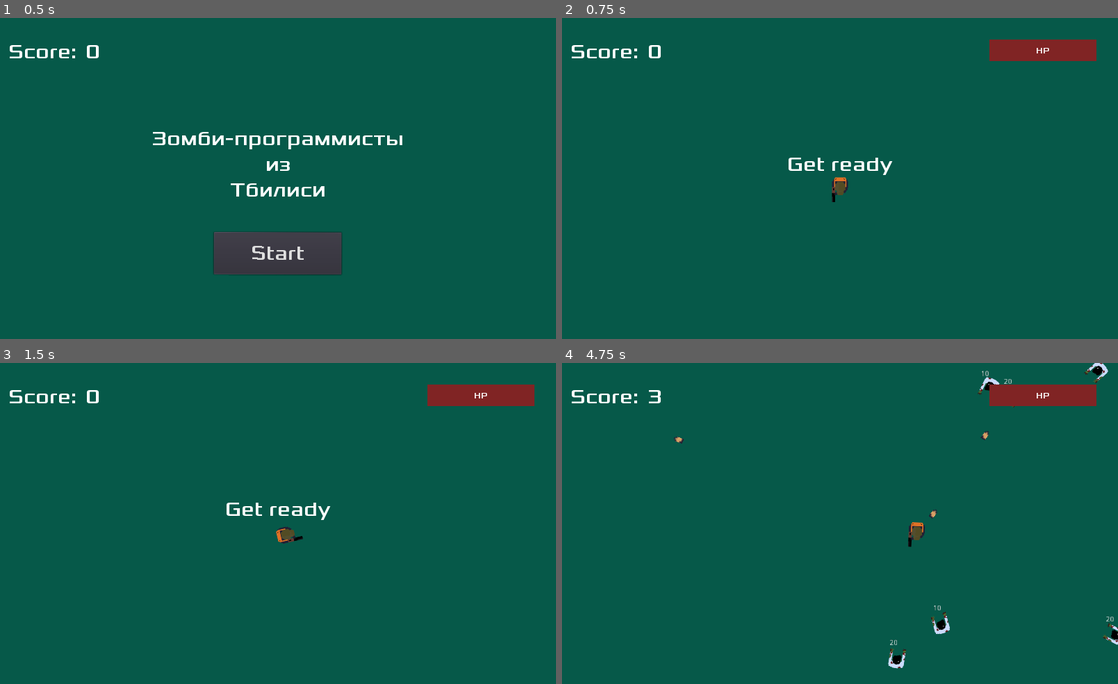
Above: before the commit, frames 1-4 (two rows, left to right).
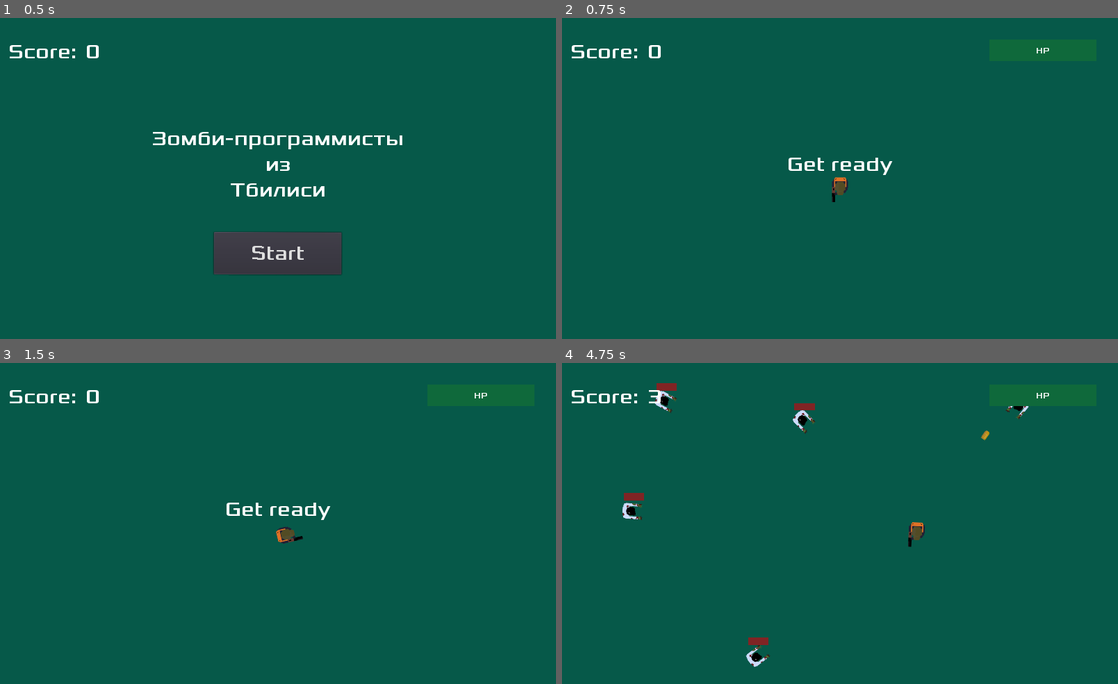
Above: after the commit, the same moments.

Repository: redisotschek/GL-TbilisiZombies
Game: Godot game, scene res://Main.tscn
Two runs of this game, one before a commit and one after it. Both use one fixed random seed, a clock stepped at 60 frames per second and the inputs below.
Inputs (mouse positions are in pixels of both pictures, inside the frame that each line leads up to):
- Up to frame 1 (0.5 s): no input
- Up to frame 2 (0.75 s): click "Start" at 0.5 s
- Up to frame 3 (1.5 s): tap Enter at 1.25 s; move the mouse to (400, 507) at 1.27 s; hold D (move_right) from 1.28 s (still down); click (400, 507) at 1.42 s
- Up to frame 4 (4.75 s): release D (move_right) at 2 s; drag from (728, 539) to (878, 539) at 2.02 s; move the mouse to (956, 671) at 2.77 s; hold D (move_right) 2.78-3.5 s; click (956, 671) at 2.92 s; drag from (995, 375) to (673, 475) at 3.52 s; drag from (1017, 388) to (917, 539) at 4.27 s

Frame 1 is identical in both runs. In frame 2, 1.3% of the frame differs, in the area x 76-97%, y 6-14%; in frame 3, 1.3%; in frame 4, 2.9%, in the area x 10-100%, y 0-96%.

Commit message:
fix game over

Diff:
--- a/Bullet.tscn
+++ b/Bullet.tscn
@@ -17,7 +17,8 @@
 script = ExtResource( 2 )
 
 [node name="Sprite" type="Sprite" parent="."]
-scale = Vector2( 3, 3 )
+position = Vector2( 3.8147e-06, -3.8147e-06 )
+scale = Vector2( 0.958334, 0.958334 )
 texture = ExtResource( 1 )
 
 [node name="DisappearTimer" type="Timer" parent="."]
--- a/HUD.tscn
+++ b/HUD.tscn
@@ -12,6 +12,9 @@
 [sub_resource type="DynamicFont" id=2]
 size = 38
 font_data = ExtResource( 1 )
+
+[sub_resource type="StyleBoxFlat" id=3]
+bg_color = Color( 0.0588235, 0.411765, 0.231373, 1 )
 
 [node name="HUD" type="CanvasLayer"]
 script = ExtResource( 2 )
@@ -78,6 +81,7 @@
 margin_right = 1000.0
 margin_bottom = 80.0
 theme = ExtResource( 3 )
+custom_styles/fg = SubResource( 3 )
 step = 1.0
 value = 100.0
 percent_visible = false
--- a/Main.gd
+++ b/Main.gd
@@ -8,6 +8,7 @@
 var score = 0
 var is_recoil = true
 var bullet_speed = 600.0
+var mob_count = 5
 
 var default_hp = 100
 
@@ -35,6 +36,7 @@
 	yield($StartTimer, "timeout")
 	$ScoreTimer.start()
 	$MobTimer.start()
+	spawn_mobs()
 	is_recoil = false
 
 func take_damage(damage):
@@ -49,7 +51,7 @@
 	$ScoreTimer.stop()
 	$MobTimer.stop()
 	$FireTimer.stop()
-	$MegaMobTimer.stop()
+	$MobIncreaseTimer.stop()
 	$HUD.show_game_over()
 	$Music.stop()
 	$DeathSound.play()
@@ -71,13 +73,18 @@
 		$FireTimer.start()
 
 func _on_MobTimer_timeout():
-	var mob_spawn_location = $MobPath/MobSpawnLocation
-	mob_spawn_location.unit_offset = randf()
+	spawn_mobs()
 
-	var mob = mob_scene.instance()
-	add_child(mob)
-	mob.position = mob_spawn_location.position
+func spawn_mobs():
+	for i in range(mob_count):
+		var mob_spawn_location = $MobPath/MobSpawnLocation
+		mob_spawn_location.unit_offset = randf()
+		var mob = mob_scene.instance()
+		add_child(mob)
+		mob.position = mob_spawn_location.position
 
+func _on_MobIncreaseTimer_timeout():
+	mob_count += 3
 
 func _on_ScoreTimer_timeout():
 	score += 1
--- a/Main.tscn
+++ b/Main.tscn
@@ -37,7 +37,7 @@
 position = Vector2( -40, 40 )
 
 [node name="MobTimer" type="Timer" parent="."]
-wait_time = 0.5
+wait_time = 7.0
 
 [node name="ScoreTimer" type="Timer" parent="."]
 
@@ -58,17 +58,17 @@
 volume_db = 3.0
 
 [node name="FireTimer" type="Timer" parent="."]
-wait_time = 0.3
+wait_time = 0.5
 
-[node name="MegaMobTimer" type="Timer" parent="."]
-wait_time = 7.0
-one_shot = true
+[node name="MobIncreaseTimer" type="Timer" parent="."]
+wait_time = 15.0
 autostart = true
 
+[connection signal="start_game" from="HUD" to="." method="_on_HUD_start_game"]
 [connection signal="start_game" from="HUD" to="." method="new_game"]
-[connection signal="start_game" from="HUD" to="." method="_on_HUD_start_game"]
 [connection signal="hit" from="Player" to="." method="take_damage"]
 [connection signal="shoot" from="Player" to="." method="shoot"]
 [connection signal="timeout" from="MobTimer" to="." method="_on_MobTimer_timeout"]
 [connection signal="timeout" from="ScoreTimer" to="." method="_on_ScoreTimer_timeout"]
 [connection signal="timeout" from="FireTimer" to="." method="_on_FireTimer_timeout"]
+[connection signal="timeout" from="MobIncreaseTimer" to="." method="_on_MobIncreaseTimer_timeout"]
--- a/Mob.gd
+++ b/Mob.gd
@@ -13,7 +13,8 @@
 	var player_node = NodePath(@"/root/Main/Player:position")
 	player = get_node(player_node)
 	speed = rand_range(min_speed, max_speed)
-	$HealthBar.get_node("HP").text = str(hp)
+	$HealthBar.value = hp
+	$HealthBar.max_value = hp
 #	$AnimatedSprite.play()
 #	var mob_types = $AnimatedSprite.frames.get_animation_names()
 #	$AnimatedSprite.animation = mob_types[randi() % mob_types.size()]
@@ -32,7 +33,7 @@
 
 func take_damage(damage):
 	hp -= damage
-	$HealthBar.get_node("HP").text = str(hp)
+	$HealthBar.value = hp
 	if hp <= 0:
 		die()
 
@@ -41,6 +42,7 @@
 
 
 func die():
+	emit_signal("kill")
 	queue_free()
 
 
--- a/Mob.tscn
+++ b/Mob.tscn
@@ -1,6 +1,7 @@
-[gd_scene load_steps=4 format=2]
+[gd_scene load_steps=5 format=2]
 
 [ext_resource path="res://art/zombie-mini.png" type="Texture" id=1]
+[ext_resource path="res://myTheme.tres" type="Theme" id=2]
 [ext_resource path="res://Mob.gd" type="Script" id=7]
 
 [sub_resource type="CapsuleShape2D" id=2]
@@ -26,13 +27,13 @@
 [node name="Sprite" type="Sprite" parent="."]
 texture = ExtResource( 1 )
 
-[node name="HealthBar" type="Node2D" parent="."]
-
-[node name="HP" type="Label" parent="HealthBar"]
-margin_left = -15.0
-margin_top = -34.0
-margin_right = 15.0
-margin_bottom = -20.0
+[node name="HealthBar" type="ProgressBar" parent="."]
+margin_left = -18.0
+margin_top = -35.0
+margin_right = 20.0
+margin_bottom = -21.0
+theme = ExtResource( 2 )
+step = 1.0
 
 [connection signal="body_entered" from="." to="." method="_on_Mob_body_entered"]
 [connection signal="mouse_entered" from="." to="." method="_on_Mob_mouse_entered"]
Not shown: 1 places in HUD.tscn that only renumber resources
Binary file changed: art/bullet.png
Not shown, changed: Linux/KillThemAll.pck
Not shown, changed: Linux/KillThemAll.zip
Not shown, changed: Windows/KillThemAll.pck
Not shown, changed: Windows/KillThemAll.zip
